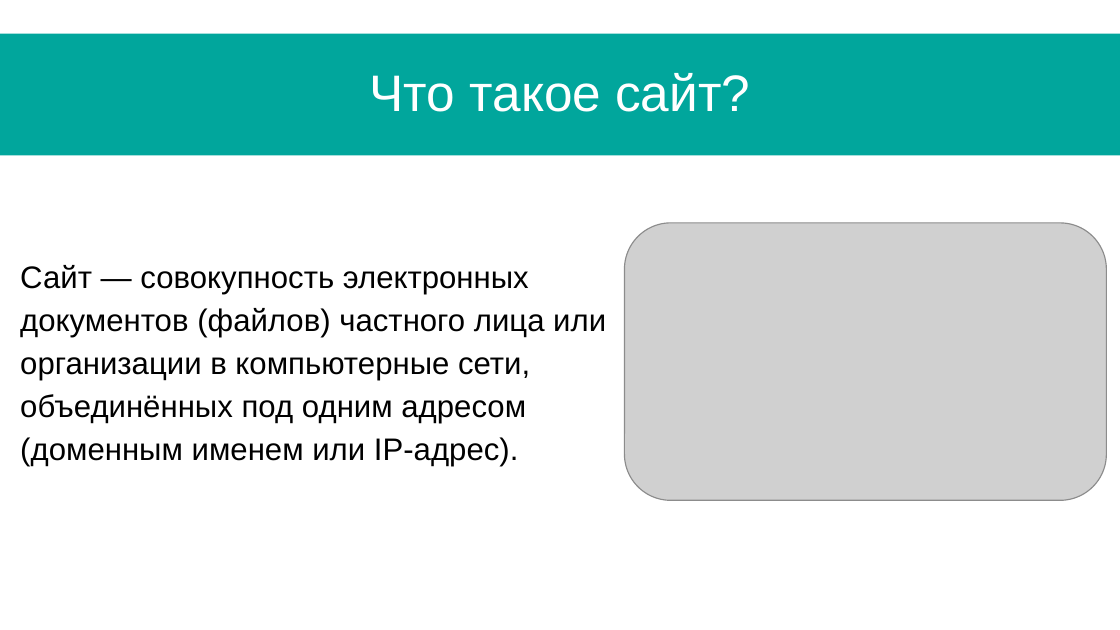
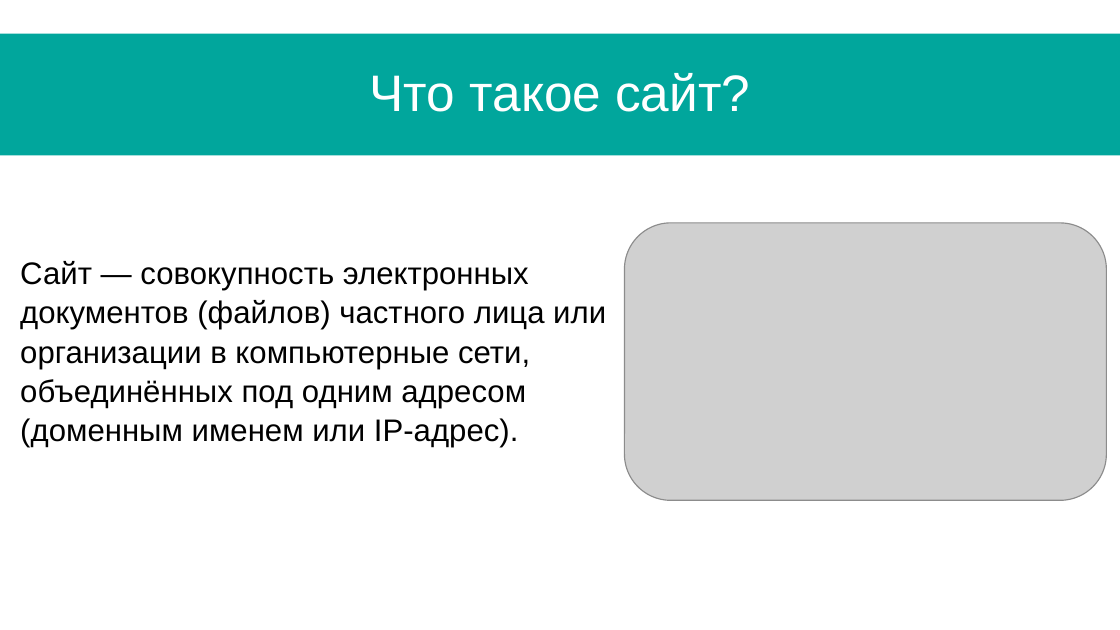
Before and after one commit to Le0ks/TCSE, a slide deck: slide 12 of Docs/СИСТЕМА ДЛЯ ПРОВЕДЕНИЯ УЧЕБНЫХ МЕРОПРИЯТИЙ И РАБОТ.pptx. Drawn at 1120x630 pixels with LibreOffice and Linux fonts; fonts in the diff are those of the drawing; grey boxes stand for pictures. Boxes give left, top, right and bottom in pixels: in the first picture for what was removed or moved away, otherwise in the second. Text is boxed around its words. In the diff, an @@ line names an element or a change of style, - is before the commit and + after.

```diff
--- a/Docs/СИСТЕМА ДЛЯ ПРОВЕДЕНИЯ УЧЕБНЫХ МЕРОПРИЯТИЙ И РАБОТ.pptx
+++ b/Docs/СИСТЕМА ДЛЯ ПРОВЕДЕНИЯ УЧЕБНЫХ МЕРОПРИЯТИЙ И РАБОТ.pptx
@@ text "Сайт — совокупность электронных документов ..." at (x1=20, y1=261, x2=606, y2=447): line spacing 1.15 to 1.05 @@
```
Also in this commit, not shown: 7 other slides changed, 2 slides added, 3 slides removed, 11 other files.
